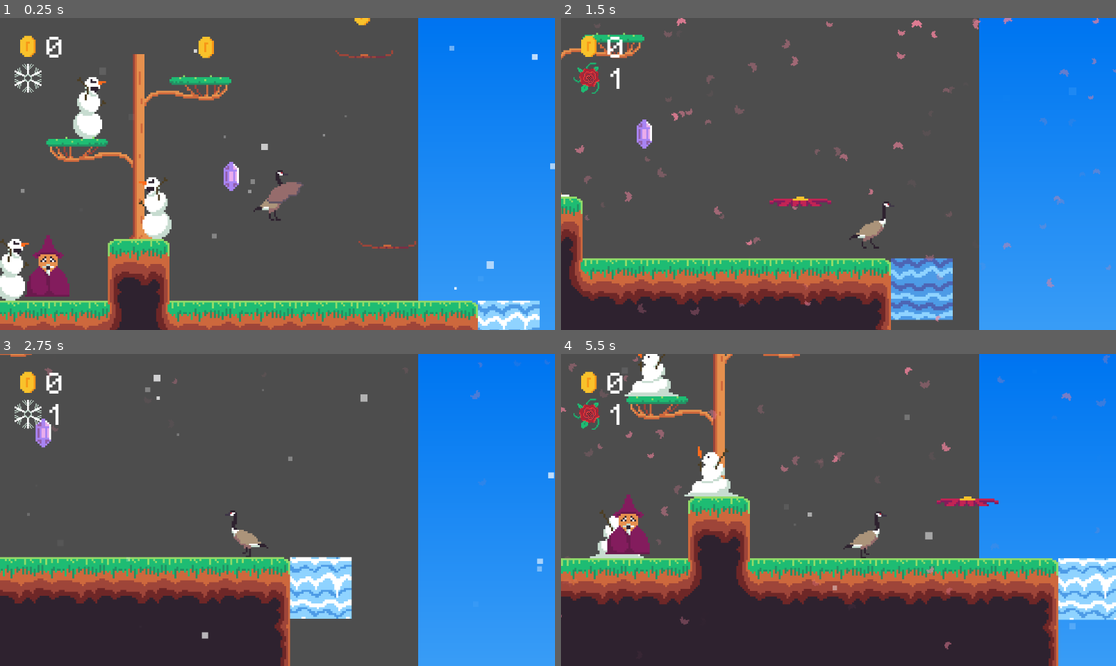
Above: before the commit, frames 1-4 (two rows, left to right).
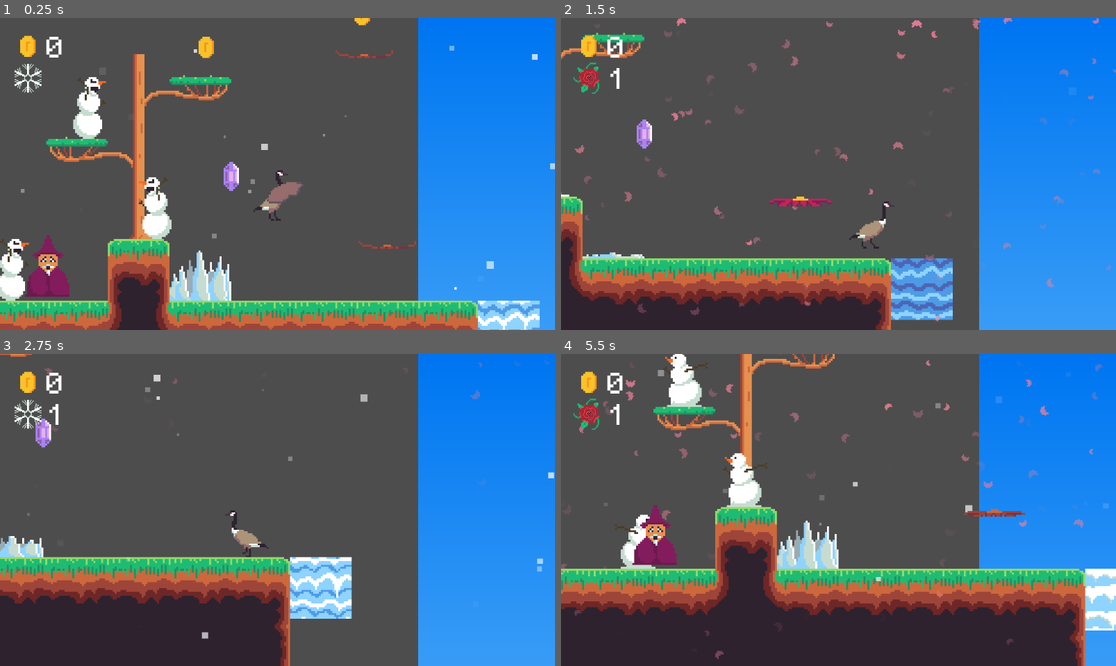
Above: after the commit, the same moments.

Repository: jbroberg42/Spring_Jam_2026
Game: Godot game, scene res://scenes/game.tscn
Same seed, same stepped clock (60 frames per second), same inputs: the game is played once before the commit and once after it.
Inputs:
- Up to frame 1 (0.25 s): no input
- Up to frame 2 (1.5 s): hold D (move_right) from 0.53 s (still down); tap E (switch) at 0.6, 1.35 s; tap Space (jump) at 0.77 s
- Up to frame 3 (2.75 s): tap Space (jump) at 1.52 s; release D (move_right) at 2.03 s; hold A (move_left) from 2.03 s (still down); tap E (switch) at 2.1 s
- Up to frame 4 (5.5 s): release A (move_left) at 2.78 s; hold D (move_right) 2.78-4.28 s; tap E (switch) every 0.75 s from 2.85 to 5.1 s; tap Space (jump) at 3.02, 3.77, 4.52 s; hold A (move_left) 4.28-5.03 s; hold D (move_right) from 5.03 s (still down)

The runs differ from the first frame. In frame 1, 1.2% of the frame differs, in the area x 30-42%, y 74-91%; in frame 2, 0.1%; in frame 3, 0.4%; in frame 4, 29%, in the area x 0-100%, y 0-100%.

Commit message:
ice spikes done

Diff:
--- a/scenes/game.tscn
+++ b/scenes/game.tscn
@@ -14,6 +14,7 @@
 [ext_resource type="PackedScene" uid="uid://cfomb8c2y7xbr" path="res://scenes/waterfall.tscn" id="12_dinhu"]
 [ext_resource type="PackedScene" uid="uid://b2haeh0vpbkww" path="res://scenes/sky.tscn" id="13_kvuet"]
 [ext_resource type="PackedScene" uid="uid://b01ysjg4xwbrd" path="res://scenes/blueSky.tscn" id="14_trtic"]
+[ext_resource type="PackedScene" uid="uid://bk5kjhu5jih5s" path="res://scenes/iceSpikes.tscn" id="15_ir15t"]
 
 [sub_resource type="TileSetAtlasSource" id="TileSetAtlasSource_p57ef"]
 texture = ExtResource("3_vtaks")
@@ -298,5 +299,8 @@
 [node name="BlueSky" parent="." unique_id=2020679628 instance=ExtResource("14_trtic")]
 scroll_offset = Vector2(905, 410)
 
+[node name="Node2D" parent="." unique_id=1627656771 instance=ExtResource("15_ir15t")]
+position = Vector2(-16, 48)
+
 [connection signal="spring" from="GameManager" to="HUD/Control/VBoxContainer/Season_controller" method="_on_game_manager_spring"]
 [connection signal="winter" from="GameManager" to="HUD/Control/VBoxContainer/Season_controller" method="_on_game_manager_winter"]
--- /dev/null
+++ b/scenes/iceSpikes.tscn
@@ -0,0 +1,150 @@
+[gd_scene format=3 uid="uid://bk5kjhu5jih5s"]
+
+[ext_resource type="Script" uid="uid://bprdhaf3cohth" path="res://scripts/ice_spikes.gd" id="1_52uhe"]
+[ext_resource type="Texture2D" uid="uid://c5pn3spyhvhij" path="res://assets/sprites/IceSpikes.png" id="1_iy2po"]
+[ext_resource type="PackedScene" uid="uid://cdsksi2n4eyfj" path="res://scenes/killzone.tscn" id="2_52uhe"]
+
+[sub_resource type="AtlasTexture" id="AtlasTexture_uae2m"]
+atlas = ExtResource("1_iy2po")
+region = Rect2(0, 0, 32, 32)
+
+[sub_resource type="AtlasTexture" id="AtlasTexture_uw7j3"]
+atlas = ExtResource("1_iy2po")
+region = Rect2(192, 0, 32, 32)
+
+[sub_resource type="AtlasTexture" id="AtlasTexture_js586"]
+atlas = ExtResource("1_iy2po")
+region = Rect2(160, 0, 32, 32)
+
+[sub_resource type="AtlasTexture" id="AtlasTexture_s8gqx"]
+atlas = ExtResource("1_iy2po")
+region = Rect2(128, 0, 32, 32)
+
+[sub_resource type="AtlasTexture" id="AtlasTexture_rk1vm"]
+atlas = ExtResource("1_iy2po")
+region = Rect2(96, 0, 32, 32)
+
+[sub_resource type="AtlasTexture" id="AtlasTexture_ixkok"]
+atlas = ExtResource("1_iy2po")
+region = Rect2(64, 0, 32, 32)
+
+[sub_resource type="AtlasTexture" id="AtlasTexture_3q1b2"]
+atlas = ExtResource("1_iy2po")
+region = Rect2(32, 0, 32, 32)
+
+[sub_resource type="AtlasTexture" id="AtlasTexture_gol2o"]
+atlas = ExtResource("1_iy2po")
+region = Rect2(0, 0, 32, 32)
+
+[sub_resource type="AtlasTexture" id="AtlasTexture_url8w"]
+atlas = ExtResource("1_iy2po")
+region = Rect2(0, 0, 32, 32)
+
+[sub_resource type="AtlasTexture" id="AtlasTexture_skk7g"]
+atlas = ExtResource("1_iy2po")
+region = Rect2(32, 0, 32, 32)
+
+[sub_resource type="AtlasTexture" id="AtlasTexture_e8u81"]
+atlas = ExtResource("1_iy2po")
+region = Rect2(64, 0, 32, 32)
+
+[sub_resource type="AtlasTexture" id="AtlasTexture_ccufa"]
+atlas = ExtResource("1_iy2po")
+region = Rect2(96, 0, 32, 32)
+
+[sub_resource type="AtlasTexture" id="AtlasTexture_wdnb3"]
+atlas = ExtResource("1_iy2po")
+region = Rect2(128, 0, 32, 32)
+
+[sub_resource type="AtlasTexture" id="AtlasTexture_4eycq"]
+atlas = ExtResource("1_iy2po")
+region = Rect2(160, 0, 32, 32)
+
+[sub_resource type="AtlasTexture" id="AtlasTexture_gj5mc"]
+atlas = ExtResource("1_iy2po")
+region = Rect2(192, 0, 32, 32)
+
+[sub_resource type="SpriteFrames" id="SpriteFrames_30q5p"]
+animations = [{
+"frames": [{
+"duration": 1.0,
+"texture": SubResource("AtlasTexture_uae2m")
+}],
+"loop": false,
+"name": &"default",
+"speed": 5.0
+}, {
+"frames": [{
+"duration": 1.0,
+"texture": SubResource("AtlasTexture_uw7j3")
+}, {
+"duration": 1.0,
+"texture": SubResource("AtlasTexture_js586")
+}, {
+"duration": 1.0,
+"texture": SubResource("AtlasTexture_s8gqx")
+}, {
+"duration": 1.0,
+"texture": SubResource("AtlasTexture_rk1vm")
+}, {
+"duration": 1.0,
+"texture": SubResource("AtlasTexture_ixkok")
+}, {
+"duration": 1.0,
+"texture": SubResource("AtlasTexture_3q1b2")
+}, {
+"duration": 1.0,
+"texture": SubResource("AtlasTexture_gol2o")
+}],
+"loop": false,
+"name": &"freeze",
+"speed": 5.0
+}, {
+"frames": [{
+"duration": 1.0,
+"texture": SubResource("AtlasTexture_url8w")
+}, {
+"duration": 1.0,
+"texture": SubResource("AtlasTexture_skk7g")
+}, {
+"duration": 1.0,
+"texture": SubResource("AtlasTexture_e8u81")
+}, {
+"duration": 1.0,
+"texture": SubResource("AtlasTexture_ccufa")
+}, {
+"duration": 1.0,
+"texture": SubResource("AtlasTexture_wdnb3")
+}, {
+"duration": 1.0,
+"texture": SubResource("AtlasTexture_4eycq")
+}, {
+"duration": 1.0,
+"texture": SubResource("AtlasTexture_gj5mc")
+}],
+"loop": false,
+"name": &"melt",
+"speed": 6.0
+}]
+
+[sub_resource type="RectangleShape2D" id="RectangleShape2D_13qay"]
+size = Vector2(32, 22)
+
+[node name="Node2D" type="Node2D" unique_id=1627656771]
+script = ExtResource("1_52uhe")
+
+[node name="AnimatedSprite2D" type="AnimatedSprite2D" parent="." unique_id=75130975]
+sprite_frames = SubResource("SpriteFrames_30q5p")
+animation = &"melt"
+autoplay = "default"
+
+[node name="killzone" parent="." unique_id=300587 instance=ExtResource("2_52uhe")]
+
+[node name="CollisionShape2D" type="CollisionShape2D" parent="killzone" unique_id=826848892]
+position = Vector2(0, 5)
+shape = SubResource("RectangleShape2D_13qay")
+
+[node name="Timer" type="Timer" parent="." unique_id=324429055]
+one_shot = true
+
+[connection signal="timeout" from="Timer" to="." method="_on_timer_timeout"]
--- /dev/null
+++ b/scripts/ice_spikes.gd
@@ -0,0 +1,21 @@
+extends Node2D
+@onready var anim = $AnimatedSprite2D
+@onready var game_manager: Node = %GameManager
+@onready var collision_shape_2d = $killzone/CollisionShape2D
+@onready var timer = $Timer
+
+func _ready():
+	game_manager.spring.connect(_on_game_manager_spring)
+	game_manager.winter.connect(_on_game_manager_winter)
+
+func _on_game_manager_spring() -> void:
+	collision_shape_2d.disabled = true
+	anim.play("melt")
+
+func _on_game_manager_winter() -> void:
+	anim.play("freeze")
+	timer.start()
+
+
+func _on_timer_timeout():
+	collision_shape_2d.disabled = false
Not shown, added: scripts/ice_spikes.gd.uid
